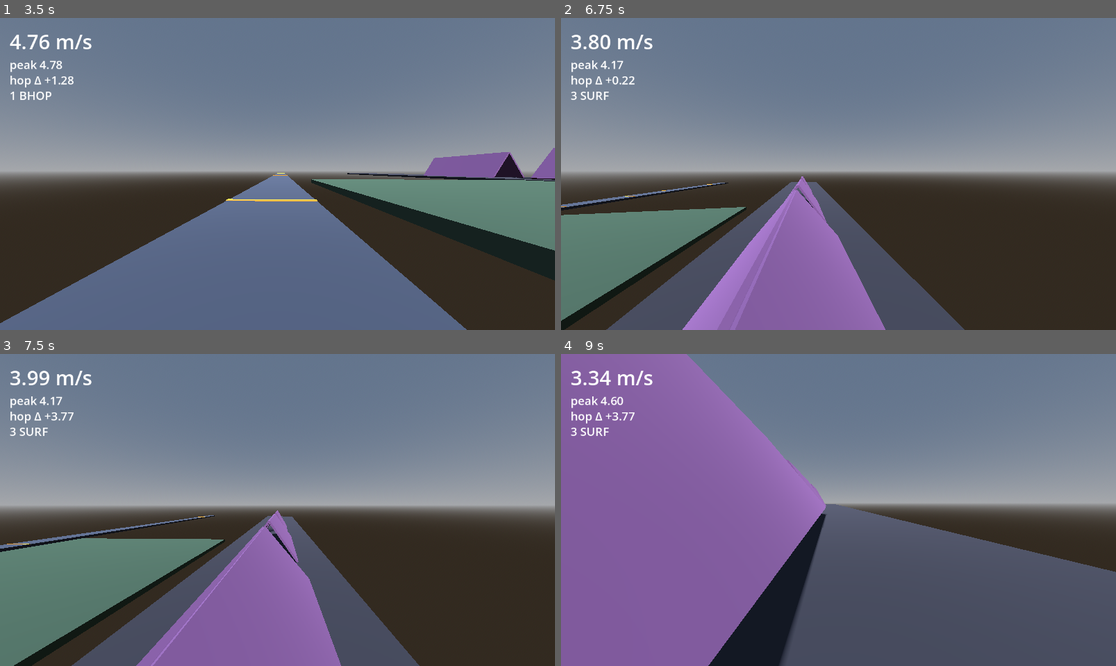
Above: before the commit, frames 1-4 (two rows, left to right).
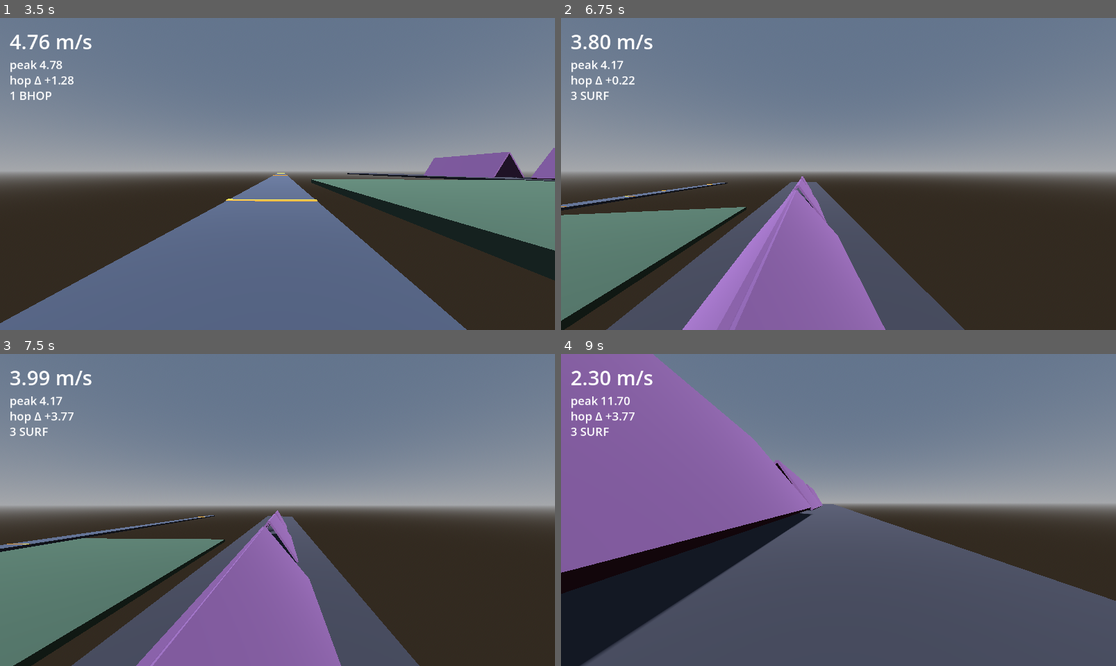
Above: after the commit, the same moments.

Repository: Crawford-Young/what-is-dark
Game: Godot game, scene res://scenes/momentum_lab.tscn
Two runs of this game, one before a commit and one after it. Both use one fixed random seed, a clock stepped at 60 frames per second and the inputs below. This scene is started directly instead of the project's main scene.
Inputs (mouse positions are in pixels of both pictures, inside the frame that each line leads up to):
- Up to frame 1 (3.5 s): tap Enter at 0.5 s; move the mouse to (305, 174) at 0.52 s; hold Q (glance) 0.53-1.28 s; hold W (move_forward) from 0.53 s (still down); click (305, 174) at 0.67 s; tap Space (jump) at 0.77, 1.52, 3.02 s; move the mouse to (249, 174) at 1.27 s; tap Shift at 1.35 s; move the mouse to (288, 167) at 2.02 s; tap Alt at 2.1 s; move the mouse to (271, 180) at 2.77 s; tap Ctrl at 2.85 s; click (271, 180) at 2.92 s
- Up to frame 2 (6.75 s): move the mouse to (877, 177) at 3.52 s; tap R at 3.6 s; tap Space (jump) at 3.77, 4.52, 6.02 s; move the mouse to (794, 170) at 4.27 s; tap 1 at 4.35 s; move the mouse to (844, 174) at 5.02 s; tap 2 at 5.1 s; click (844, 174) at 5.17 s; move the mouse to (816, 167) at 5.77 s; release W (move_forward) at 5.78 s; hold D (move_right) 5.78-6.53 s; tap 3 at 5.85 s; move the mouse to (866, 174) at 6.52 s; hold W (move_forward) from 6.53 s (still down); hold Q (glance) from 6.53 s (still down)
- Up to frame 3 (7.5 s): keep holding W (move_forward); tap Space (jump) at 6.77 s; move the mouse to (249, 510) at 7.27 s; release Q (glance) at 7.28 s; tap Shift at 7.35 s; click (249, 510) at 7.42 s
- Up to frame 4 (9 s): tap Space (jump) at 7.52 s; move the mouse to (849, 503) at 8.02 s; tap Alt at 8.1 s; move the mouse to (832, 516) at 8.77 s; release W (move_forward) at 8.78 s; hold A (move_left) from 8.78 s (still down); tap Ctrl at 8.85 s

Frame 1 is identical in both runs. In frame 2, less than 0.1% of the frame differs, in the area x 0-66%, y 52-100%; in frame 3, less than 0.1%; in frame 4, 22%, in the area x 0-100%, y 0-100%.

Commit message:
fix: clip velocity on surf contacts, raise air accel to surf-server value
Co-Authored-By: Claude Fable 5 <noreply@anthropic.com>

Diff:
--- a/scripts/logic/source_move.gd
+++ b/scripts/logic/source_move.gd
@@ -10,7 +10,7 @@
 const FRICTION := 5.2
 const STOP_SPEED := 1.52
 const GROUND_ACCEL := 5.5
-const AIR_ACCEL := 12.0
+const AIR_ACCEL := 150.0  ## surf/bhop community-server value (CS2 matchmaking uses 12 — near-zero strafe gain by design)
 const AIR_CAP := 0.57
 const OVERBOUNCE := 1.0
 
--- a/scripts/momentum_player.gd
+++ b/scripts/momentum_player.gd
@@ -47,6 +47,10 @@
 		velocity = SourceMove.apply_gravity(velocity, delta)
 
 	move_and_slide()
+	for i in get_slide_collision_count():
+		var normal := get_slide_collision(i).get_normal()
+		if normal.dot(Vector3.UP) < 0.7:  # steeper than floor_max_angle → surf surface
+			velocity = SourceMove.clip_velocity(velocity, normal)
 
 
 func teleport(pos: Vector3, face_dir: Vector3) -> void:
